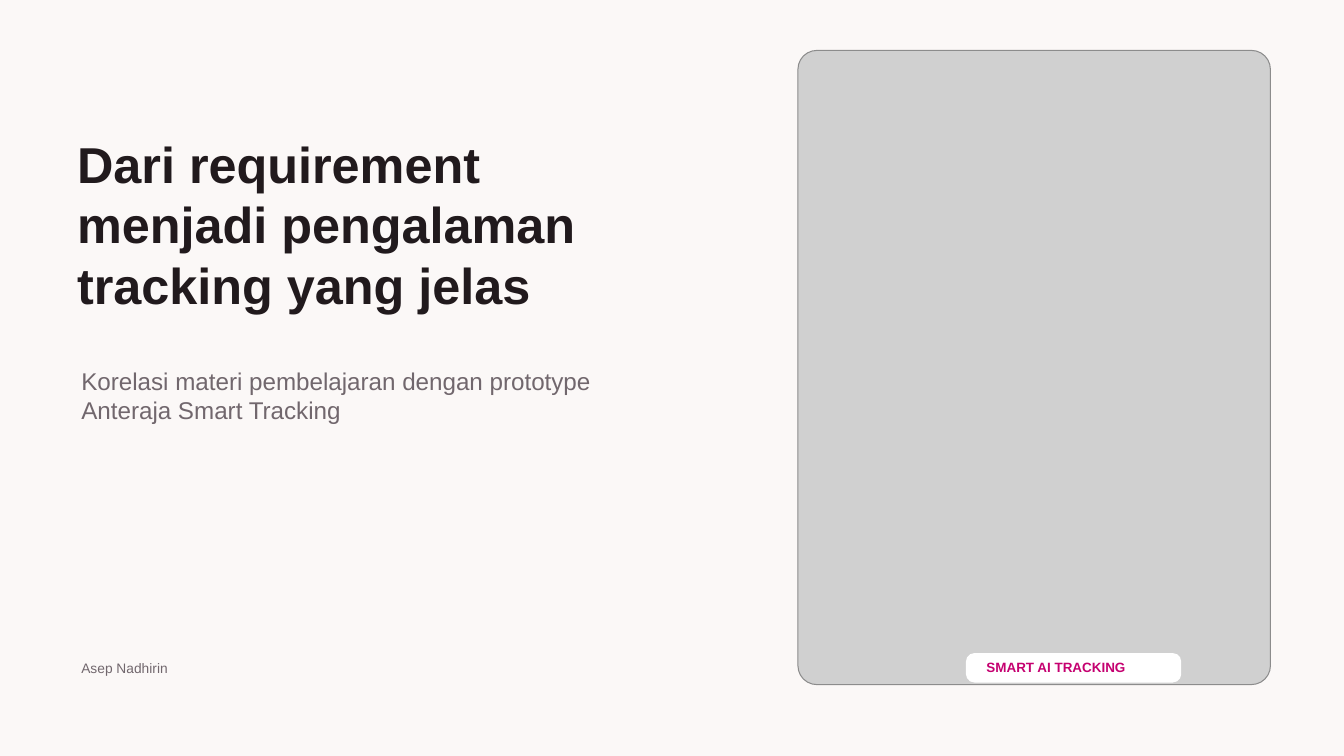
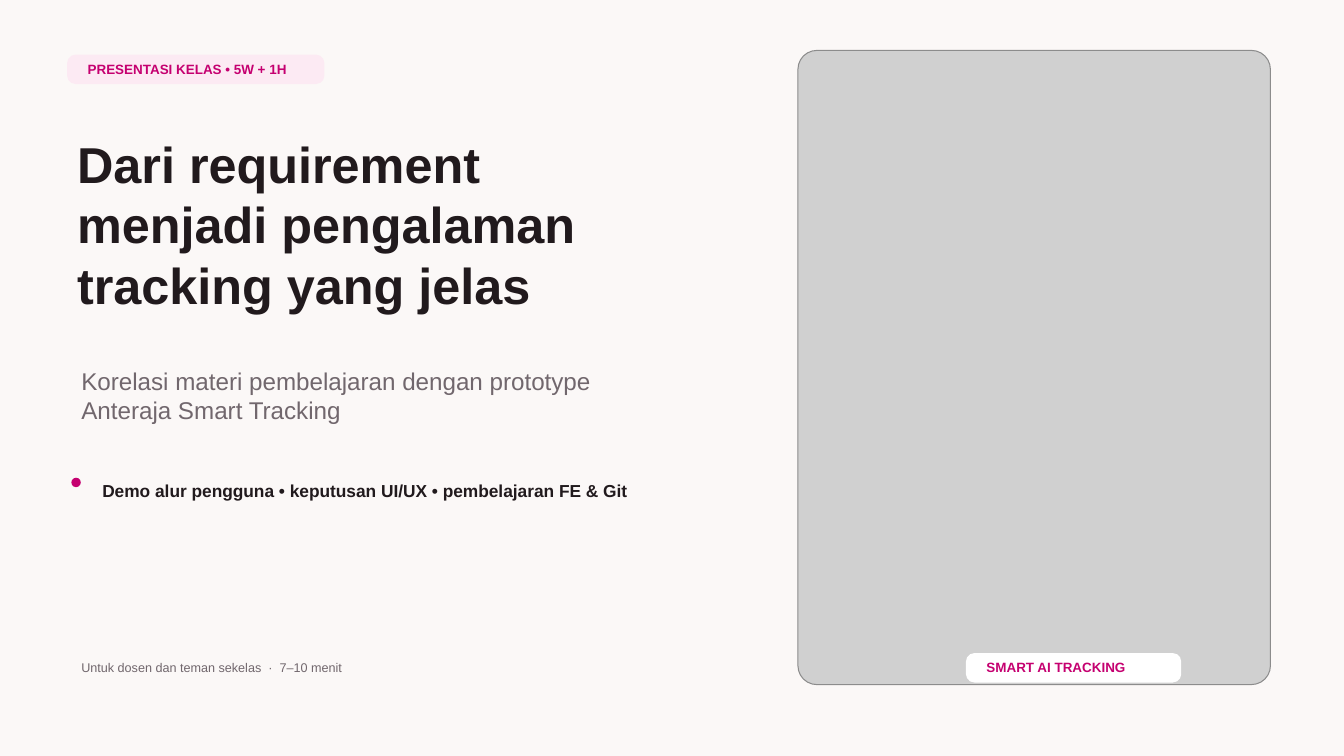
Before and after one commit to asyep/anteraja-capstone-asyep, a slide deck: slide 1 of docs/presentations/korelasi-materi-project-anteraja.pptx. Drawn at 1344x756 pixels with LibreOffice and Linux fonts; fonts in the diff are those of the drawing; grey boxes stand for pictures. Boxes give left, top, right and bottom in pixels: in the first picture for what was removed or moved away, otherwise in the second. Text is boxed around its words. In the diff, an @@ line names an element or a change of style, - is before the commit and + after.

```diff
--- a/docs/presentations/korelasi-materi-project-anteraja.pptx
+++ b/docs/presentations/korelasi-materi-project-anteraja.pptx
@@ rounded rectangle added at bbox=[68, 54, 325, 84], fill #FCEAF3 @@
@@ text added at bbox=[88, 64, 286, 74], 9.6 pt, text #C50070, bold @@
+PRESENTASI KELAS • 5W + 1H
@@ rounded rectangle added at bbox=[72, 478, 81, 487], fill #C50070 @@
@@ text added at bbox=[102, 484, 627, 501], 12.4 pt, text #211A1D, bold @@
+Demo alur pengguna • keputusan UI/UX • pembelajaran FE & Git
@@ text at bbox=[81, 663, 342, 672]: text changed; size 9.8 to 9 pt @@
-Asep Nadhirin
+Untuk dosen dan teman sekelas · 7–10 menit
```
Also in this commit, not shown: 12 other slides changed, 1 slide added, 1 slide removed, 15 other files.
